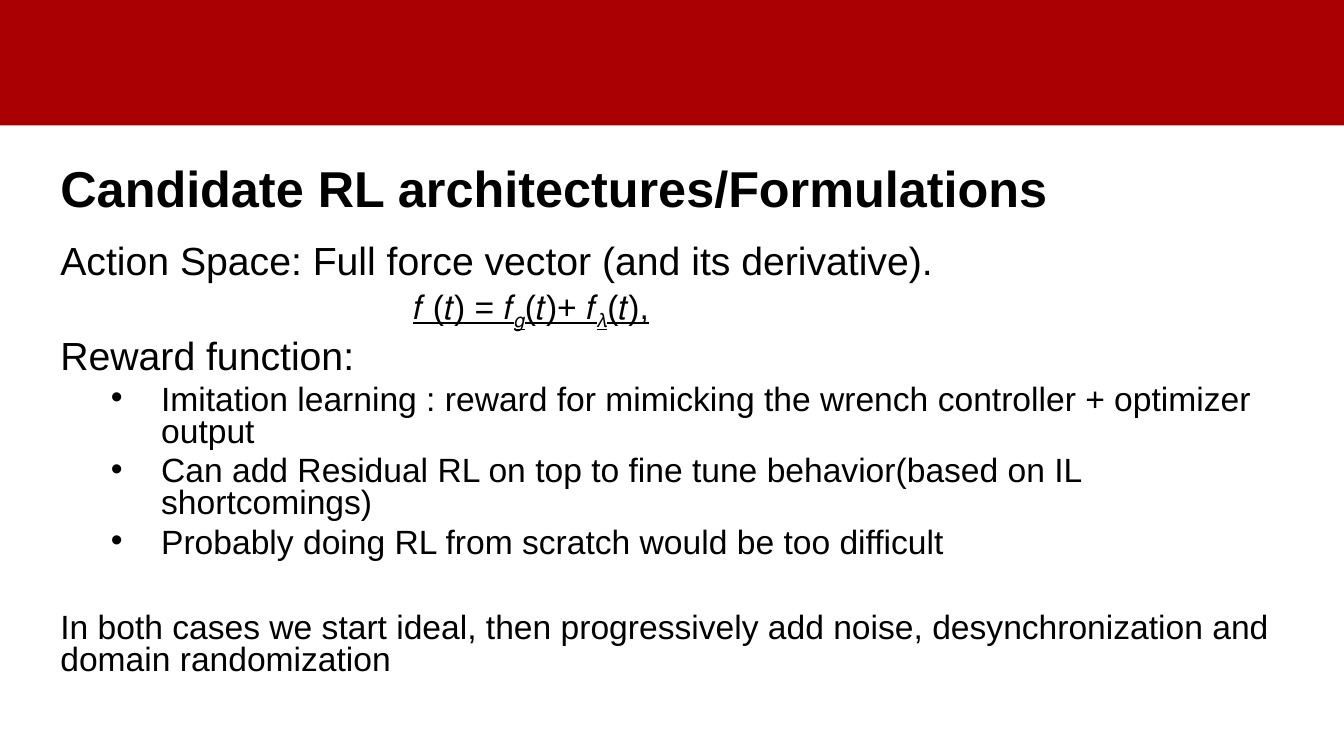
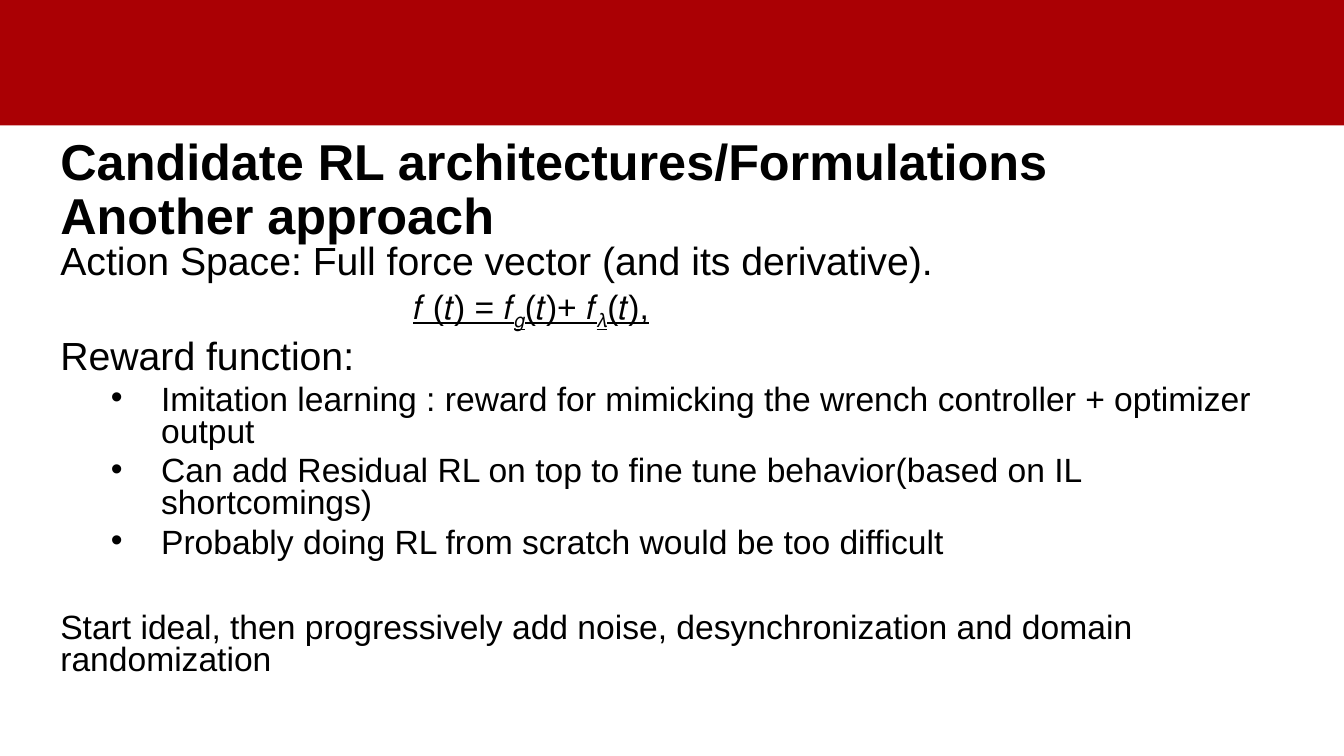
Before and after one commit to amedhisham/FixedWingsCoopTransportation, a slide deck: slide 6 of documentation/Meeting 3.pptx (slide 5 before the commit). Drawn at 1344x756 pixels with LibreOffice and Linux fonts; fonts in the diff are those of the drawing; background and template pictures are left out. Boxes give left, top, right and bottom in pixels: in the first picture for what was removed or moved away, otherwise in the second. Text is boxed around its words. In the diff, an @@ line names an element or a change of style, - is before the commit and + after.

Commit message:
behaved optimizer although constrained, good first candidate for training

```diff
--- a/documentation/Meeting 3.pptx
+++ b/documentation/Meeting 3.pptx
@@ title at <box>60,143,1047,244</box>: text changed @@
-Candidate RL architectures/Formulations
+Candidate RL architectures/Formulations
+Another approach
@@ text at <box>60,614,1132,672</box>: text changed @@
-In both cases we start ideal, then progressively add noise, desynchronization and domain randomization
+Start ideal, then progressively add noise, desynchronization and domain randomization
```
Also in this commit, not shown: 3 other slides changed, 1 slide added, 5 other files.
